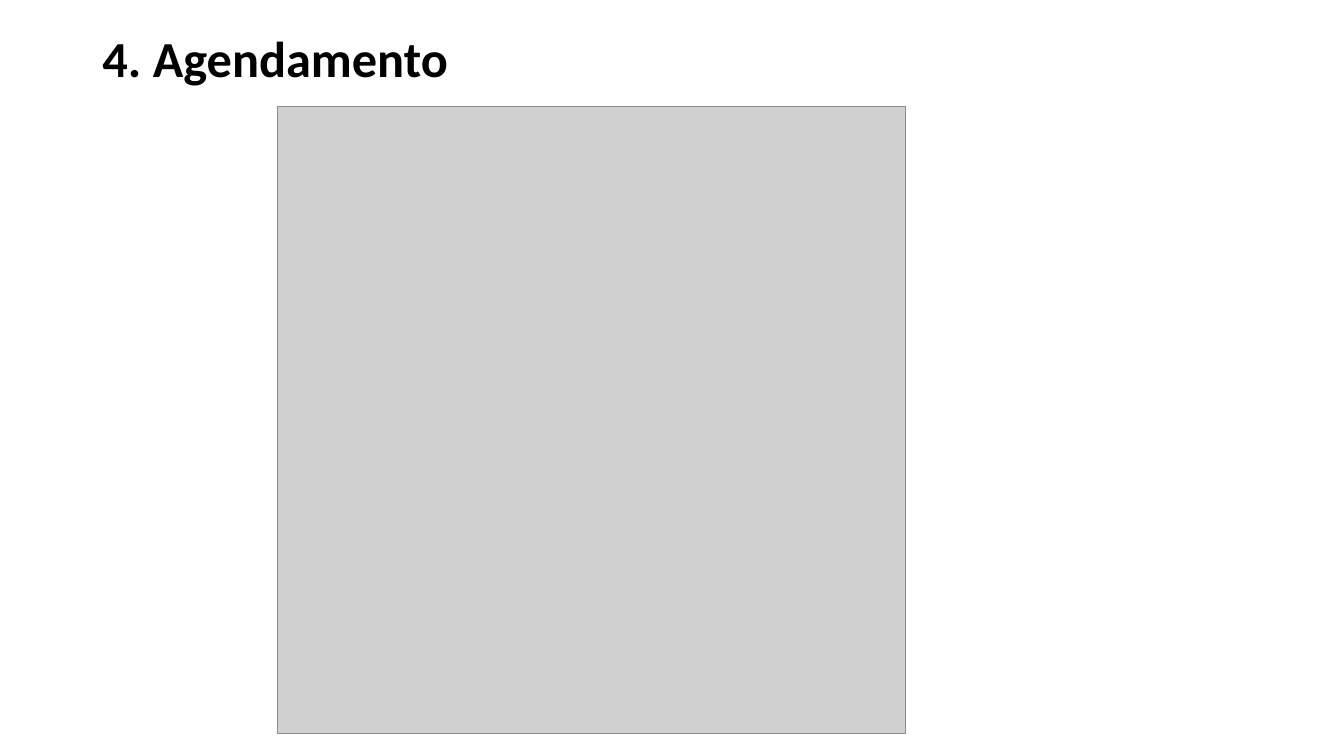
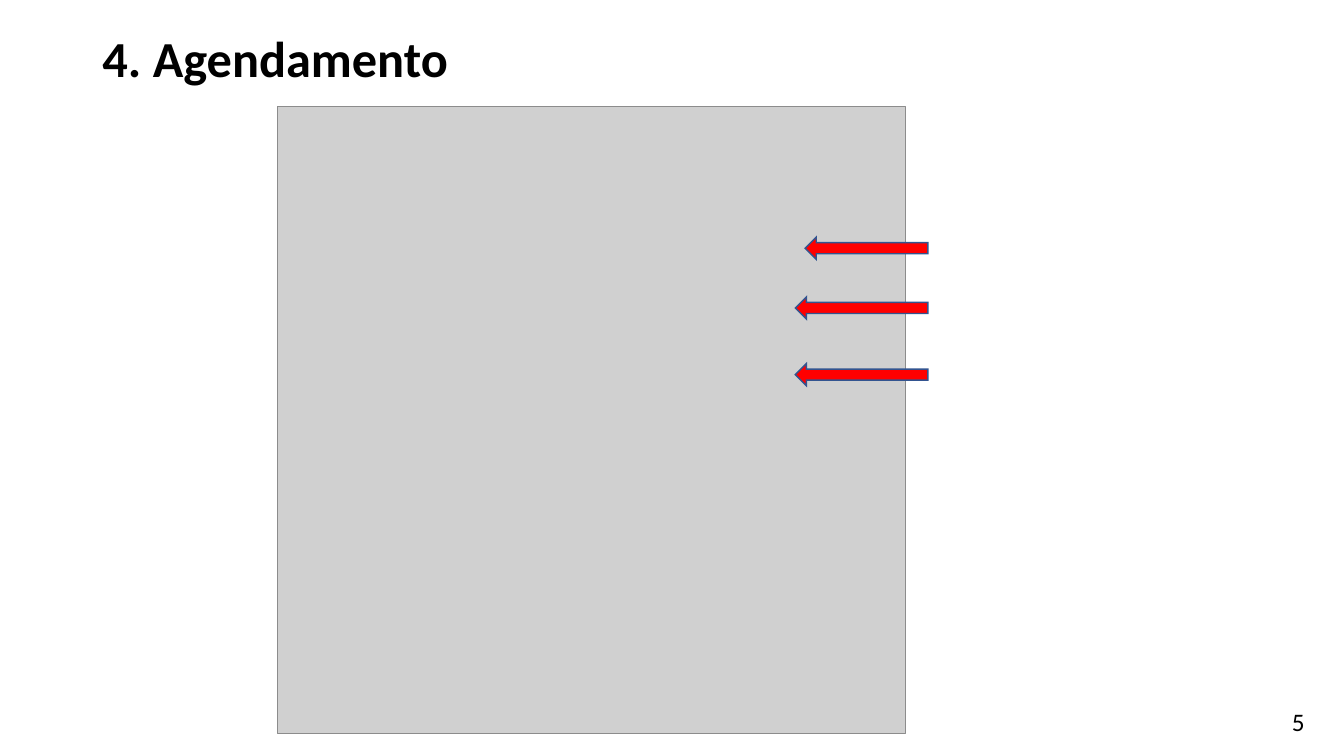
Before and after one commit to nancialaudino/CligestApp, a slide deck: slide 6 of Apresentação_CligestApp.pptx (slide 5 before the commit). Drawn at 1344x756 pixels with LibreOffice and Linux fonts; fonts in the diff are those of the drawing; grey boxes stand for pictures. Boxes give left, top, right and bottom in pixels: in the first picture for what was removed or moved away, otherwise in the second. Text is boxed around its words. In the diff, an @@ line names an element or a change of style, - is before the commit and + after.

```diff
--- a/Apresentação_CligestApp.pptx
+++ b/Apresentação_CligestApp.pptx
@@ down arrow added at (x1=806, y1=237, x2=929, y2=259), fill #FF0000, outline #325491 1 pt @@
@@ down arrow added at (x1=796, y1=297, x2=928, y2=319), fill #FF0000, outline #325491 1 pt @@
@@ down arrow added at (x1=796, y1=363, x2=928, y2=386), fill #FF0000, outline #325491 1 pt @@
@@ text added at (x1=1292, y1=714, x2=1305, y2=731), 18 pt, text #000000 @@
+5
```
Also in this commit, not shown: 6 other slides changed, 2 slides added.
